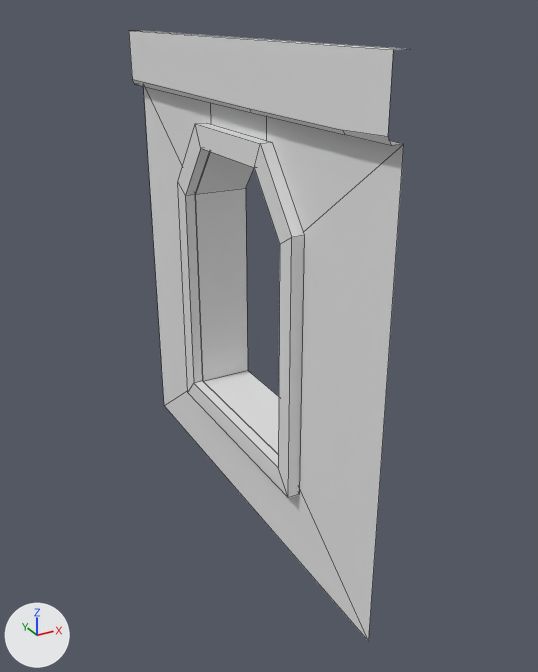
Renders of the FBX model Assets/Models/StaticMeshes/Interior/SM_Wall_Window_4_4.fbx from each side of a commit.
One viewpoint serves both versions: a camera (50 mm lens) standing at (-2.59, -7.21, 4.19) and looking at (0.19, -2.16, 1.67). The axes (+X, +Y, +Z) are drawn at lower left. The lights are the same throughout. Mesh edges are drawn as thin lines. Where no turn or scale is listed for an object, it has been applied to the vertices.
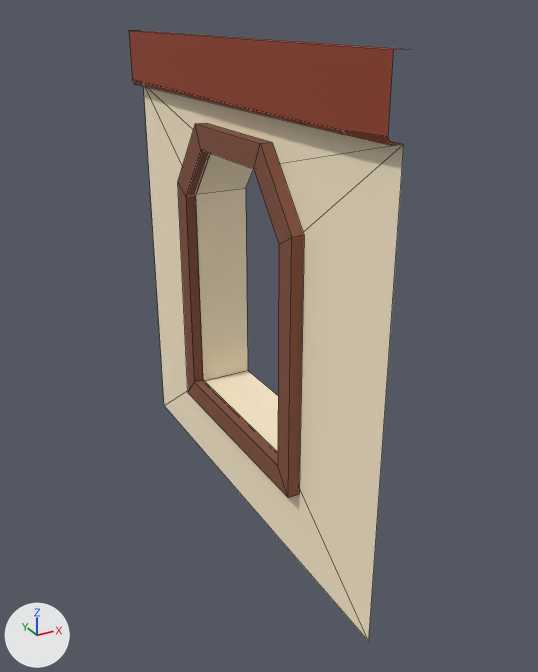
Where the newer file only moved an object's origin or applied its transform, the numbers keep the older frame.

Where the change shows, as pixel boxes (x1, y1, x2, y2) in the pictures (538 x 672 px):
```json
{"part": 1, "of": "me_plane_039", "change": "cut back", "before": [145, 87, 403, 497], "after": [145, 87, 403, 497]}
{"part": 2, "of": "me_plane_039", "change": "recoloured", "before": [129, 31, 404, 640], "after": [129, 31, 404, 640]}
```

The change, as JSON lines over the scene's bpy script:
```json
{"op": "add", "block": "img_horizon_recilience_palette_png", "code": ["img_horizon_recilience_palette_png = load_image('Horizon_Recilience_Palette.png', '../../../Materials/Textures/Horizon_Recilience_Palette.png', 128, 128, 'sRGB')"]}
{"op": "add", "block": "mat_color_palette", "code": ["mat_color_palette = principled_material('Color_Palette')", "mat_color_palette.texture = img_horizon_recilience_palette_png", "mat_color_palette.roughness = 0.955"]}
{"block": "me_plane_039", "where": "# used by ob_plane_014; location = (0.0, 0.0, 0.0)"}
{"op": "remove", "block": "me_plane_039", "code": "me_plane_039.from_pydata(...)  # 54 vertices, 42 faces; spans x -0.11..0.5, y -4.0..0.0, z 0.0..4.0"}
{"op": "add", "block": "me_plane_039", "code": "me_plane_039.from_pydata(...)  # 52 vertices, 36 faces; spans x -0.11..0.5, y -4.0..0.0, z 0.0..4.0"}
{"block": "me_plane_039", "change": "me_plane_039 part 1"}
{"block": "me_plane_039", "change": "8 vertices are removed from x 0.0, y -2.84..-1.16, z 0.84..3.53"}
{"block": "me_plane_039", "change": "16 faces are deleted"}
{"block": "me_plane_039", "change": "6 vertices move from x -0.1, y -2.84..-1.16, z 0.84..3.15 to x -0.1, y -2.83..-1.17, z 0.85..3.14"}
{"block": "me_plane_039", "change": "6 new vertices lie (0.1, 0.0, 0.0) away from vertices in x -0.1, y -2.84..-1.16, z 0.84..3.15"}
{"block": "me_plane_039", "change": "10 new faces join them"}
{"block": "me_plane_039", "change": "me_plane_039 part 2: 26 faces spanning x -0.11..0.5, y -4.0..0.0, z 0.0..4.0 switch from no material to mat_color_palette (picture img_horizon_recilience_palette_png)"}
```
